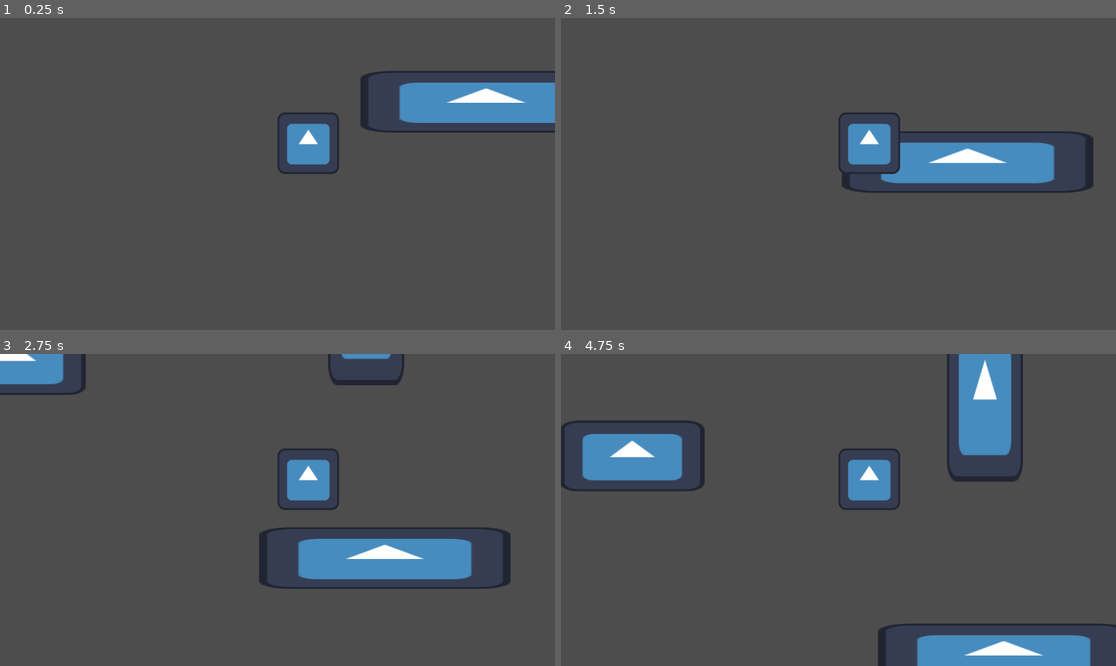
Above: before the commit, frames 1-4 (two rows, left to right).
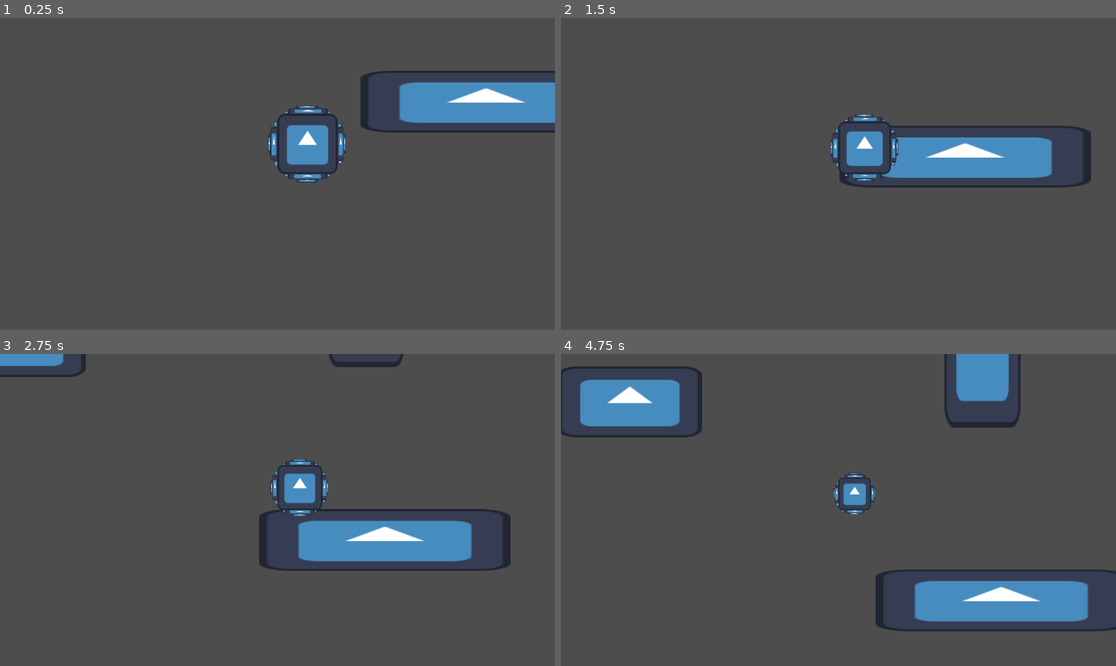
Above: after the commit, the same moments.

Repository: Cax36940/Global-Game-Jam-2025
Game: Godot game, scene res://main.tscn
The game is run twice, just before and just after one commit, with the same random seed, the same clock (stepped at 60 frames per second) and the same inputs. The engine's default icon, where the game draws it, is replaced by a stand-in: a white triangle on a blue panel in a dark square.
Inputs:
- Up to frame 1 (0.25 s): no input
- Up to frame 2 (1.5 s): hold Right (ui_right) 0.53-1.28 s; hold Left (ui_left) from 1.28 s (still down)
- Up to frame 3 (2.75 s): release Left (ui_left) at 2.03 s; hold Right (ui_right) from 2.03 s (still down)
- Up to frame 4 (4.75 s): release Right (ui_right) at 3.53 s; hold Left (ui_left) from 3.53 s (still down)

The runs differ from the first frame. In frame 1, 0.8% of the frame differs, in the area x 48-100%, y 20-53%; in frame 2, 3.8%; in frame 3, 7.9%; in frame 4, 19%, in the area x 0-100%, y 0-100%.

Commit message:
bubble mechanics

Diff:
--- a/bubble/bubble.gd
+++ b/bubble/bubble.gd
@@ -1,19 +1,50 @@
 extends CharacterBody2D
 
 
+
+const AIR_MIN = 0.1 # bubble pop size
+const SLIDE_RATE = 0.9 # 1 = no slide, 0 = no friction
+
 var hspeed = 300.0
 var vspeed = 100.0
+var air = 1.0
+var air_lose_rate = 0.1 # per second
 
+
+func adjust_size():
+	scale = Vector2(air, air)
+	#$Camera2D.zoom = Vector2(air, air)
+
+func lose_air_check_die(delta: float):
+	air = move_toward(air, AIR_MIN, air_lose_rate*delta)
+	return air <= AIR_MIN
 
 func _physics_process(delta: float) -> void:
 	# Get the input direction and handle the movement/deceleration.
 	# As good practice, you should replace UI actions with custom gameplay actions.
 	var direction := Input.get_axis("ui_left", "ui_right")
+
+	"""
+	# With no friction/sliding effects
 	if direction:
 		velocity.x = direction * hspeed
 	else:
 		velocity.x = move_toward(velocity.x, 0, hspeed)
+	"""
 
-	velocity.y = -vspeed
 
+	# With friction/sliding effects
+	if direction:
+		velocity.x = move_toward(velocity.x, direction * hspeed, hspeed)
+	else:
+		velocity.x = move_toward(velocity.x, 0, hspeed * SLIDE_RATE * delta)
+
+	velocity.y = - vspeed * air
+
+	var die = lose_air_check_die(delta)
+	adjust_size()
 	move_and_slide()
+
+	if die:
+		# TODO : pop !
+		vspeed = 0
--- a/bubble/bubble.tscn
+++ b/bubble/bubble.tscn
@@ -1,13 +1,100 @@
-[gd_scene load_steps=3 format=3 uid="uid://gbcb6vfrmeku"]
+[gd_scene load_steps=4 format=3 uid="uid://gbcb6vfrmeku"]
 
 [ext_resource type="Script" path="res://bubble/bubble.gd" id="1_jhrmi"]
 [ext_resource type="Texture2D" uid="uid://7krt6hywy24k" path="res://icon.svg" id="2_e0gfu"]
 
+[sub_resource type="CircleShape2D" id="CircleShape2D_orsfs"]
+radius = 85.0059
+
 [node name="bubble" type="CharacterBody2D"]
 script = ExtResource("1_jhrmi")
+
+[node name="CollisionShape2D" type="CollisionShape2D" parent="."]
+position = Vector2(63, -64)
+shape = SubResource("CircleShape2D_orsfs")
 
 [node name="Sprite2D" type="Sprite2D" parent="."]
 position = Vector2(64, -64)
 texture = ExtResource("2_e0gfu")
 
+[node name="Sprite2D" type="Sprite2D" parent="Sprite2D"]
+position = Vector2(1.00001, -70)
+scale = Vector2(0.648438, 0.09375)
+texture = ExtResource("2_e0gfu")
+
+[node name="Sprite2D10" type="Sprite2D" parent="Sprite2D"]
+position = Vector2(-1.5, -79)
+scale = Vector2(0.367187, 0.046875)
+texture = ExtResource("2_e0gfu")
+
+[node name="Sprite2D14" type="Sprite2D" parent="Sprite2D"]
+position = Vector2(-1, 78.5)
+scale = Vector2(0.367187, 0.0546875)
+texture = ExtResource("2_e0gfu")
+
+[node name="Sprite2D2" type="Sprite2D" parent="Sprite2D"]
+position = Vector2(1.19209e-07, 69)
+scale = Vector2(0.648438, 0.09375)
+texture = ExtResource("2_e0gfu")
+
+[node name="Sprite2D3" type="Sprite2D" parent="Sprite2D"]
+position = Vector2(70.625, -1.90735e-06)
+scale = Vector2(0.0996094, 0.554687)
+texture = ExtResource("2_e0gfu")
+
+[node name="Sprite2D4" type="Sprite2D" parent="Sprite2D"]
+position = Vector2(-71.625, -1.90735e-06)
+scale = Vector2(0.115234, 0.554687)
+texture = ExtResource("2_e0gfu")
+
+[node name="Sprite2D5" type="Sprite2D" parent="Sprite2D"]
+position = Vector2(-66.8125, 42.125)
+scale = Vector2(0.0498046, 0.107422)
+texture = ExtResource("2_e0gfu")
+
+[node name="Sprite2D8" type="Sprite2D" parent="Sprite2D"]
+position = Vector2(-68, -42)
+scale = Vector2(0.0498046, 0.107422)
+texture = ExtResource("2_e0gfu")
+
+[node name="Sprite2D9" type="Sprite2D" parent="Sprite2D"]
+position = Vector2(-44.9063, -67.0625)
+scale = Vector2(0.0639647, 0.0458984)
+texture = ExtResource("2_e0gfu")
+
+[node name="Sprite2D11" type="Sprite2D" parent="Sprite2D"]
+position = Vector2(45.9531, -66.5312)
+scale = Vector2(0.0476074, 0.0385742)
+texture = ExtResource("2_e0gfu")
+
+[node name="Sprite2D12" type="Sprite2D" parent="Sprite2D"]
+position = Vector2(68.4766, -39.2656)
+scale = Vector2(0.0706787, 0.0583496)
+texture = ExtResource("2_e0gfu")
+
+[node name="Sprite2D13" type="Sprite2D" parent="Sprite2D"]
+position = Vector2(69, 39)
+scale = Vector2(0.0706787, 0.0583496)
+texture = ExtResource("2_e0gfu")
+
+[node name="Sprite2D15" type="Sprite2D" parent="Sprite2D"]
+position = Vector2(44.7383, 67.1328)
+scale = Vector2(0.0509644, 0.0447998)
+texture = ExtResource("2_e0gfu")
+
+[node name="Sprite2D16" type="Sprite2D" parent="Sprite2D"]
+position = Vector2(-45.3691, 67.0664)
+scale = Vector2(0.0567322, 0.0458374)
+texture = ExtResource("2_e0gfu")
+
+[node name="Sprite2D6" type="Sprite2D" parent="Sprite2D"]
+position = Vector2(-81.5, -0.5)
+scale = Vector2(0.0390625, 0.320312)
+texture = ExtResource("2_e0gfu")
+
+[node name="Sprite2D7" type="Sprite2D" parent="Sprite2D"]
+position = Vector2(79, -1)
+scale = Vector2(0.0390625, 0.320312)
+texture = ExtResource("2_e0gfu")
+
 [node name="Camera2D" type="Camera2D" parent="."]
